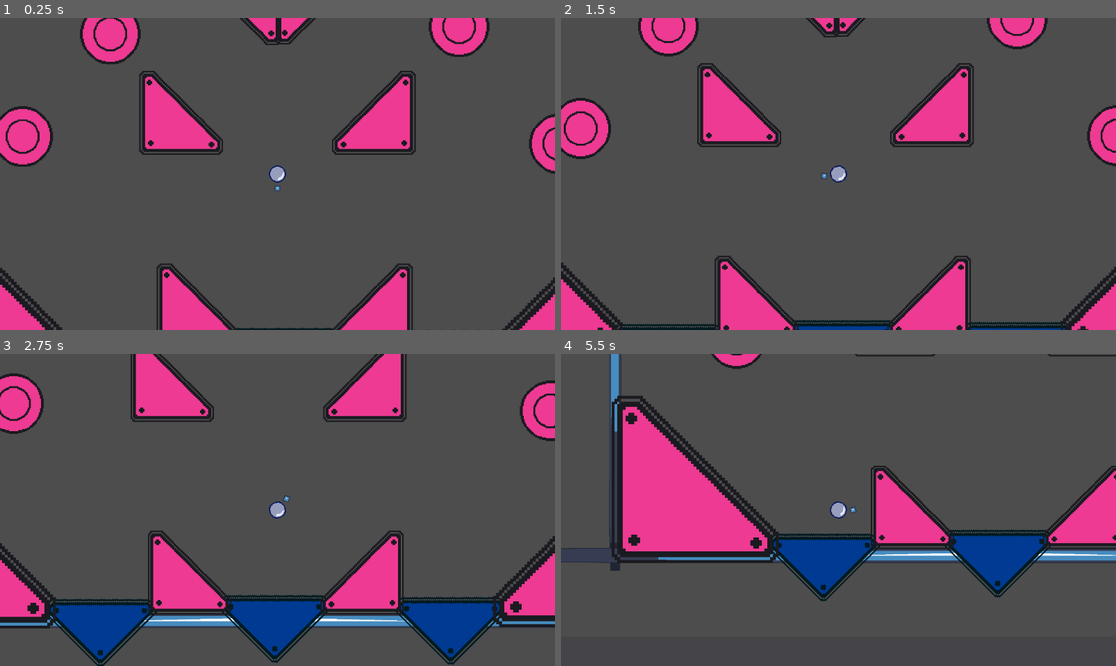
Above: before the commit, frames 1-4 (two rows, left to right).
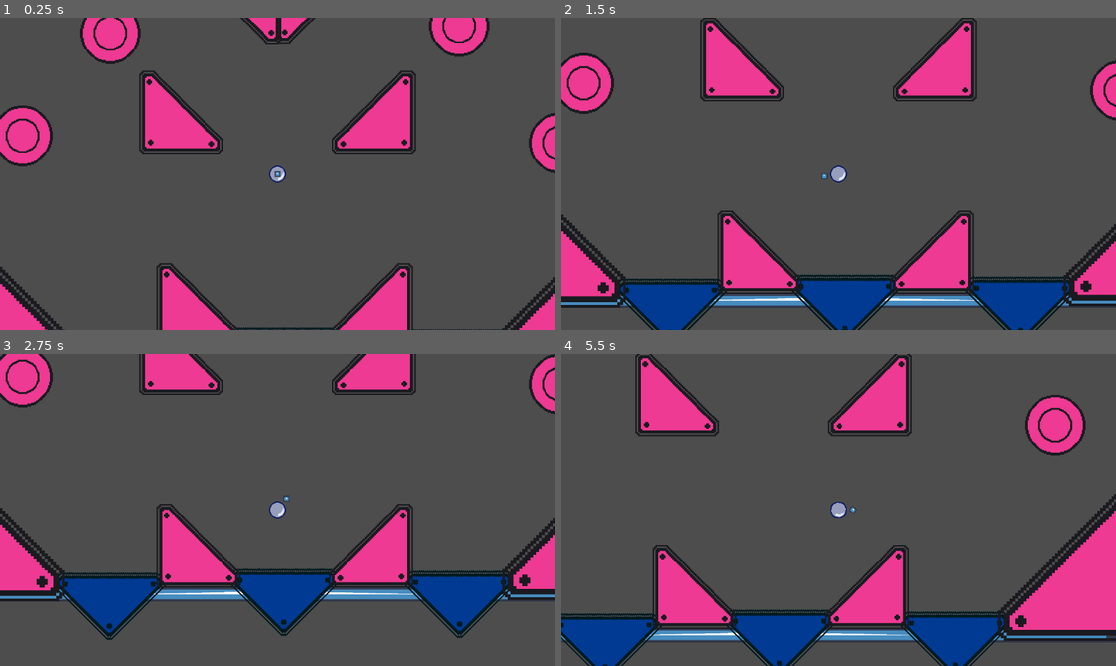
Above: after the commit, the same moments.

Repository: HjalteTagmose/Winball
Game: Godot game, scene res://scenes/TestScene.tscn
Two runs of this game, one before a commit and one after it. Both use one fixed random seed, a clock stepped at 60 frames per second and the inputs below. The engine's default icon, where the game draws it, is replaced by a stand-in: a white triangle on a blue panel in a dark square.
Inputs (mouse positions are in pixels of both pictures, inside the frame that each line leads up to):
- Up to frame 1 (0.25 s): no input
- Up to frame 2 (1.5 s): tap Enter (ui_accept) at 0.5, 0.77 s; move the mouse to (960, 158) at 0.52 s; tap S (aim_down) at 0.6 s; move the mouse to (727, 189) at 1.27 s; tap A (aim_left) at 1.35 s
- Up to frame 3 (2.75 s): tap Enter (ui_accept) at 1.52 s; move the mouse to (333, 441) at 2.02 s; tap D (aim_right) at 2.1 s
- Up to frame 4 (5.5 s): move the mouse to (810, 572) at 2.77 s; tap W (aim_up) at 2.85 s; tap Enter (ui_accept) at 3.02, 3.77, 4.52 s; move the mouse to (1005, 556) at 3.52 s; tap Space (launch) at 3.6 s; move the mouse to (672, 463) at 4.27 s; tap S (aim_down) at 4.35 s; move the mouse to (866, 510) at 5.02 s; tap A (aim_left) at 5.1 s

The runs differ from the first frame. In frame 1, 1.7% of the frame differs, in the area x 0-100%, y 0-100%; in frame 2, 34%; in frame 3, 30%; in frame 4, 44%.

Commit message:
Collider changes for bumpers bounce changes for bumpers

Diff:
--- a/prefabs/Room props/basic_bumper.tscn
+++ b/prefabs/Room props/basic_bumper.tscn
@@ -4,7 +4,7 @@
 [ext_resource type="Texture2D" uid="uid://drg8puls0marl" path="res://art/ph_bumper_2.png" id="2_qyf33"]
 
 [sub_resource type="PhysicsMaterial" id="PhysicsMaterial_gbh0v"]
-bounce = 1.0
+bounce = 0.7
 
 [sub_resource type="CircleShape2D" id="CircleShape2D_nb1wl"]
 radius = 33.0606
--- a/prefabs/Room props/flat_bumper_ground.tscn
+++ b/prefabs/Room props/flat_bumper_ground.tscn
@@ -1,29 +1,26 @@
-[gd_scene load_steps=9 format=3 uid="uid://bfqcmx43v4kps"]
+[gd_scene load_steps=9 format=3 uid="uid://cubywxgl8t7t2"]
 
 [ext_resource type="Script" uid="uid://lobwfmlxako" path="res://scripts/Map props/Bumper.gd" id="1_ubyfy"]
 [ext_resource type="Texture2D" uid="uid://74yprmmp5mei" path="res://art/ph_bumper_1.png" id="2_ydfnd"]
 
 [sub_resource type="PhysicsMaterial" id="PhysicsMaterial_gbh0v"]
-bounce = 1.0
+bounce = 0.6
 
-[sub_resource type="SegmentShape2D" id="SegmentShape2D_mlksw"]
-a = Vector2(-20.4082, -25.8503)
-b = Vector2(25.8503, 21.0884)
+[sub_resource type="RectangleShape2D" id="RectangleShape2D_ubyfy"]
+size = Vector2(9.33967, 65.6587)
 
-[sub_resource type="SegmentShape2D" id="SegmentShape2D_y72nq"]
-a = Vector2(-38, 39)
-b = Vector2(38, 39)
+[sub_resource type="RectangleShape2D" id="RectangleShape2D_ydfnd"]
+size = Vector2(75.3069, 9.8995)
 
-[sub_resource type="SegmentShape2D" id="SegmentShape2D_0dyi5"]
-b = Vector2(-1, -3)
+[sub_resource type="CapsuleShape2D" id="CapsuleShape2D_pu8ip"]
+radius = 6.29531
+height = 19.5754
 
-[sub_resource type="SegmentShape2D" id="SegmentShape2D_gyfg6"]
-a = Vector2(0, 10)
-b = Vector2(0, -65)
+[sub_resource type="RectangleShape2D" id="RectangleShape2D_bod2i"]
+size = Vector2(12.9515, 73.5391)
 
-[sub_resource type="SegmentShape2D" id="SegmentShape2D_y5uss"]
-a = Vector2(0, -66)
-b = Vector2(12, -66)
+[sub_resource type="CapsuleShape2D" id="CapsuleShape2D_y8ym3"]
+radius = 8.13173
 
 [node name="FlatBumper_Ground" type="StaticBody2D"]
 rotation = -0.785398
@@ -43,22 +40,26 @@
 texture = ExtResource("2_ydfnd")
 
 [node name="CollisionShape2D" type="CollisionShape2D" parent="FlatBumper Logic"]
-shape = SubResource("SegmentShape2D_mlksw")
-one_way_collision = true
+position = Vector2(2.23124, -1.00573)
+rotation = -0.785398
+scale = Vector2(1, 1)
+shape = SubResource("RectangleShape2D_ubyfy")
 
 [node name="AudioPlayer" type="AudioStreamPlayer2D" parent="FlatBumper Logic"]
 
 [node name="Bottom wall" type="CollisionShape2D" parent="."]
-shape = SubResource("SegmentShape2D_y72nq")
+position = Vector2(-2.29809, 35.3553)
+shape = SubResource("RectangleShape2D_ydfnd")
 
 [node name="Bottom wall corner" type="CollisionShape2D" parent="."]
-position = Vector2(37, 34)
-shape = SubResource("SegmentShape2D_0dyi5")
+position = Vector2(33.212, 33.842)
+rotation = 1.5708
+shape = SubResource("CapsuleShape2D_pu8ip")
 
 [node name="Side Wall" type="CollisionShape2D" parent="."]
-position = Vector2(-37, 28)
-shape = SubResource("SegmentShape2D_gyfg6")
+position = Vector2(-33.4758, 1.06067)
+shape = SubResource("RectangleShape2D_bod2i")
 
 [node name="Side Wall corner" type="CollisionShape2D" parent="."]
-position = Vector2(-39, 27)
-shape = SubResource("SegmentShape2D_y5uss")
+position = Vector2(-33.234, -28.2843)
+shape = SubResource("CapsuleShape2D_y8ym3")
--- a/prefabs/Room props/flat_bumper_walls.tscn
+++ b/prefabs/Room props/flat_bumper_walls.tscn
@@ -4,26 +4,24 @@
 [ext_resource type="Texture2D" uid="uid://74yprmmp5mei" path="res://art/ph_bumper_1.png" id="2_cd0wh"]
 
 [sub_resource type="PhysicsMaterial" id="PhysicsMaterial_gbh0v"]
-bounce = 1.0
+bounce = 0.5
 
-[sub_resource type="SegmentShape2D" id="SegmentShape2D_mlksw"]
-a = Vector2(-20.4082, -25.8503)
-b = Vector2(25.8503, 21.0884)
+[sub_resource type="RectangleShape2D" id="RectangleShape2D_y5uss"]
+size = Vector2(15.6333, 63.2548)
 
-[sub_resource type="SegmentShape2D" id="SegmentShape2D_y72nq"]
-a = Vector2(-38, 39)
-b = Vector2(38, 39)
+[sub_resource type="RectangleShape2D" id="RectangleShape2D_cd0wh"]
+size = Vector2(59.5, 8.5)
 
-[sub_resource type="SegmentShape2D" id="SegmentShape2D_0dyi5"]
-b = Vector2(-1, -3)
+[sub_resource type="CapsuleShape2D" id="CapsuleShape2D_g2cpd"]
+radius = 6.0
+height = 15.0
 
-[sub_resource type="SegmentShape2D" id="SegmentShape2D_gyfg6"]
-a = Vector2(0, 10)
-b = Vector2(0, -65)
+[sub_resource type="RectangleShape2D" id="RectangleShape2D_4p2nv"]
+size = Vector2(14.5, 69.5)
 
-[sub_resource type="SegmentShape2D" id="SegmentShape2D_y5uss"]
-a = Vector2(0, -66)
-b = Vector2(12, -66)
+[sub_resource type="CapsuleShape2D" id="CapsuleShape2D_g4hjd"]
+radius = 7.5
+height = 18.0
 
 [node name="FlatBumper Walls" type="StaticBody2D"]
 scale = Vector2(2, 2)
@@ -44,22 +42,26 @@
 texture = ExtResource("2_cd0wh")
 
 [node name="CollisionShape2D" type="CollisionShape2D" parent="FlatBumper Logic"]
-shape = SubResource("SegmentShape2D_mlksw")
-one_way_collision = true
+position = Vector2(-5.96046e-08, 1.02041)
+rotation = -0.785398
+scale = Vector2(0.999999, 0.999999)
+shape = SubResource("RectangleShape2D_y5uss")
+one_way_collision_margin = 0.0
 
 [node name="AudioPlayer" type="AudioStreamPlayer2D" parent="FlatBumper Logic"]
 
 [node name="Bottom wall" type="CollisionShape2D" parent="."]
-shape = SubResource("SegmentShape2D_y72nq")
+position = Vector2(3.75, 35.75)
+shape = SubResource("RectangleShape2D_cd0wh")
 
 [node name="Bottom wall corner" type="CollisionShape2D" parent="."]
-position = Vector2(37, 34)
-shape = SubResource("SegmentShape2D_0dyi5")
+position = Vector2(37, 33.5)
+shape = SubResource("CapsuleShape2D_g2cpd")
 
 [node name="Side Wall" type="CollisionShape2D" parent="."]
-position = Vector2(-37, 28)
-shape = SubResource("SegmentShape2D_gyfg6")
+position = Vector2(-33.25, 5.25)
+shape = SubResource("RectangleShape2D_4p2nv")
 
 [node name="Side Wall corner" type="CollisionShape2D" parent="."]
-position = Vector2(-39, 27)
-shape = SubResource("SegmentShape2D_y5uss")
+position = Vector2(-34.5, -34)
+shape = SubResource("CapsuleShape2D_g4hjd")
--- a/project.godot
+++ b/project.godot
@@ -56,8 +56,8 @@
 
 [physics]
 
-common/physics_ticks_per_second=100
-common/max_physics_steps_per_frame=14
+common/physics_ticks_per_second=160
+common/max_physics_steps_per_frame=28
 
 [rendering]
 
Not shown: 1 places in prefabs/Rooms/starting_room.tscn that only renumber resources
Not shown: 1 places in prefabs/room.tscn that only renumber resources
